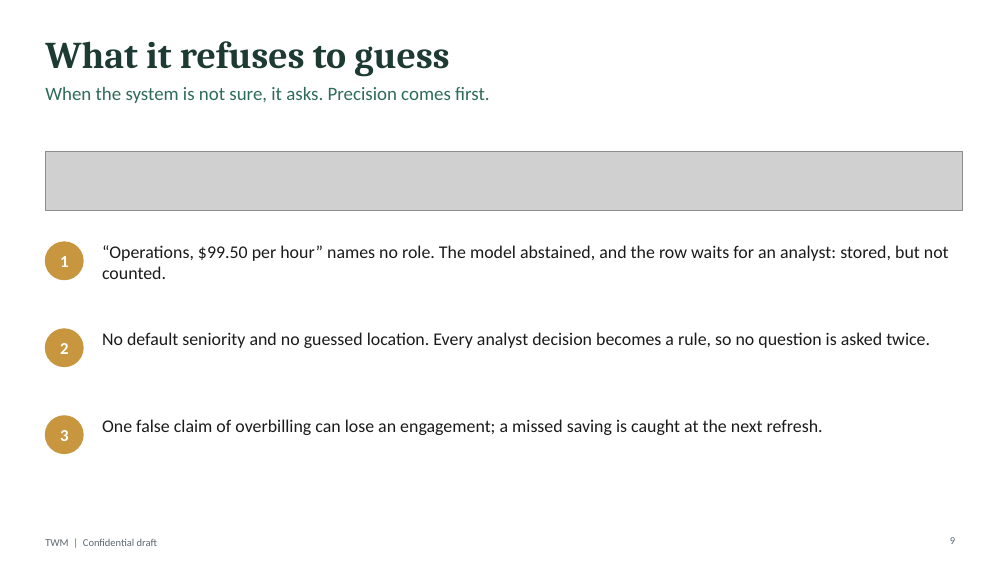
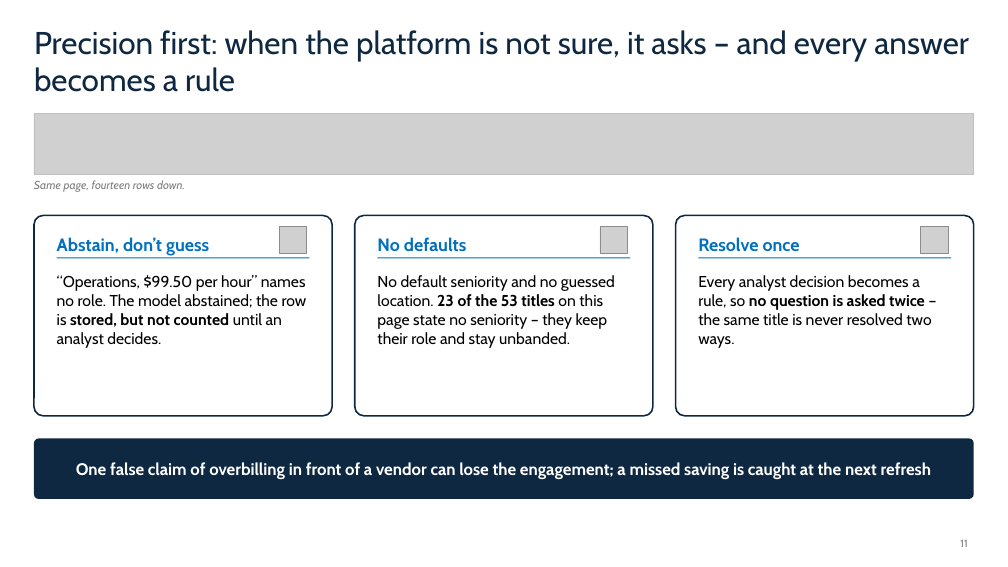
Before and after one commit to kylemac7807/twm-platform, a slide deck: slide 11 of docs/story/twm-pitch-deck.pptx (slide 9 before the commit). Drawn at 1008x567 pixels with LibreOffice and Linux fonts; fonts in the diff are those of the drawing; grey boxes stand for pictures. Boxes give left, top, right and bottom in pixels: in the first picture for what was removed or moved away, otherwise in the second. Text is boxed around its words. In the diff, an @@ line names an element or a change of style, - is before the commit and + after.

```diff
--- a/docs/story/twm-pitch-deck.pptx
+++ b/docs/story/twm-pitch-deck.pptx
@@ title added at (34,30,969,92), 30 pt, text #0E2841 @@
+Precision first: when the platform is not sure, it asks – and every answer becomes a rule
@@ title removed at (45,41,449,76) @@
-What it refuses to guess
@@ text removed at (45,87,490,103) @@
-When the system is not sure, it asks. Precision comes first.
@@ picture: place and size @@
-picture at (45,151,963,211)
+picture at (34,113,974,175)
@@ rectangle added at (34,113,974,175), outline #BFBFBF 0.75 pt @@
@@ text added at (34,180,185,192), 11 pt, text #7F7F7F, italic @@
+Same page, fourteen rows down.
@@ rounded rectangle added at (34,216,332,416), outline #0E2841 1.5 pt @@
@@ text added at (57,237,209,256), 17 pt, text #0070C0, bold @@
+Abstain, don’t guess
@@ picture added at (279,226,306,253) @@
@@ rounded rectangle added at (355,216,653,416), outline #0E2841 1.5 pt @@
@@ text added at (377,237,466,252), 17 pt, text #0070C0, bold @@
+No defaults
@@ picture added at (600,226,628,253) @@
@@ rounded rectangle added at (676,216,974,416), outline #0E2841 1.5 pt @@
@@ text added at (698,237,800,252), 17 pt, text #0070C0, bold @@
+Resolve once
@@ picture added at (921,226,948,253) @@
@@ ellipse removed at (45,242,83,280) @@
@@ line added from (57, 258) to (309, 258), #0070C0 1 pt @@
@@ text removed at (60,256,68,267) @@
-1
@@ line added from (377, 258) to (631, 258), #0070C0 1 pt @@
@@ line added from (699, 258) to (951, 258), #0070C0 1 pt @@
@@ text at (57,275,307,348): text changed; size 17 to 15 pt; font Calibri to Cabin; text colour #1B1B1B to #000000 @@
-“Operations, $99.50 per hour” names no role. The model abstained, and the row waits for an analyst: stored, but not counted.
+“Operations, $99.50 per hour” names no role. The model abstained; the row is stored, but not counted until an analyst decides.
@@ text added at (377,275,615,348), 15 pt, text #000000 @@
+No default seniority and no guessed location. 23 of the 53 titles on this page state no seniority – they keep their role and stay unbanded.
@@ text at (698,275,931,348): text changed; size 17 to 15 pt; font Calibri to Cabin; text colour #1B1B1B to #000000 @@
-No default seniority and no guessed location. Every analyst decision becomes a rule, so no question is asked twice.
+Every analyst decision becomes a rule, so no question is asked twice – the same title is never resolved two ways.
@@ ellipse removed at (45,329,83,367) @@
@@ text removed at (60,343,68,354) @@
-2
@@ ellipse removed at (45,416,83,454) @@
@@ rounded rectangle added at (34,439,974,499), fill #0E2841 @@
@@ text "One false claim of overbilling ..." at (76,462,931,479): vertical alignment top to middle @@
@@ text removed at (60,430,68,441) @@
-3
@@ text at (76,462,931,479): text changed; size 17 to 16 pt; font Calibri to Cabin; text colour #1B1B1B to #FFFFFF; bold on @@
-One false claim of overbilling can lose an engagement; a missed saving is caught at the next refresh.
+One false claim of overbilling in front of a vendor can lose the engagement; a missed saving is caught at the next refresh
@@ text removed at (45,539,157,546) @@
-TWM | Confidential draft
@@ page number removed at (950,537,955,544) @@
-9
@@ page number added at (960,539,967,547), 10 pt, text #7F7F7F @@
+11
```
Also in this commit, not shown: 9 other slides changed, 18 slides added, 20 slides removed, 3 other files.
